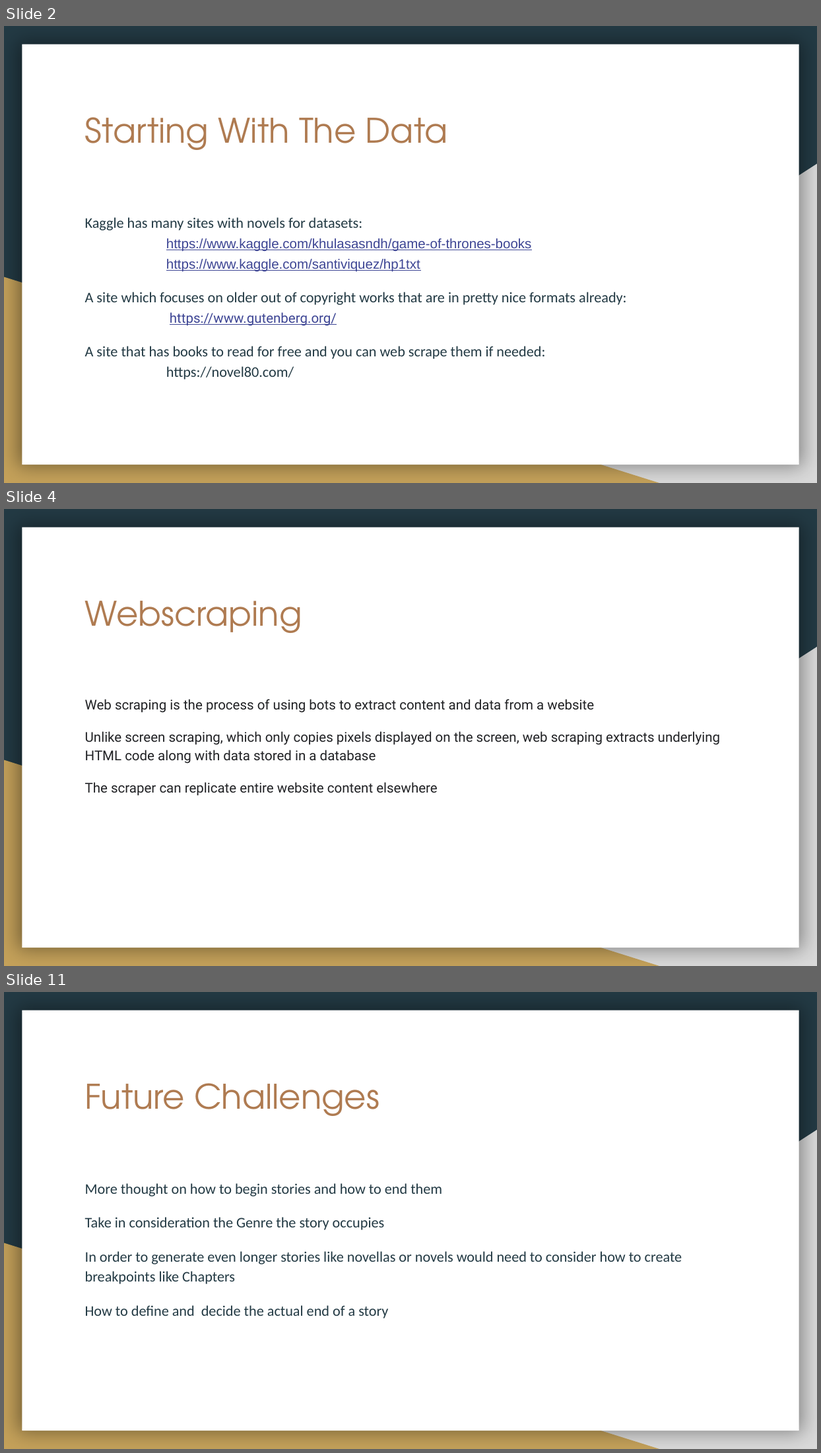
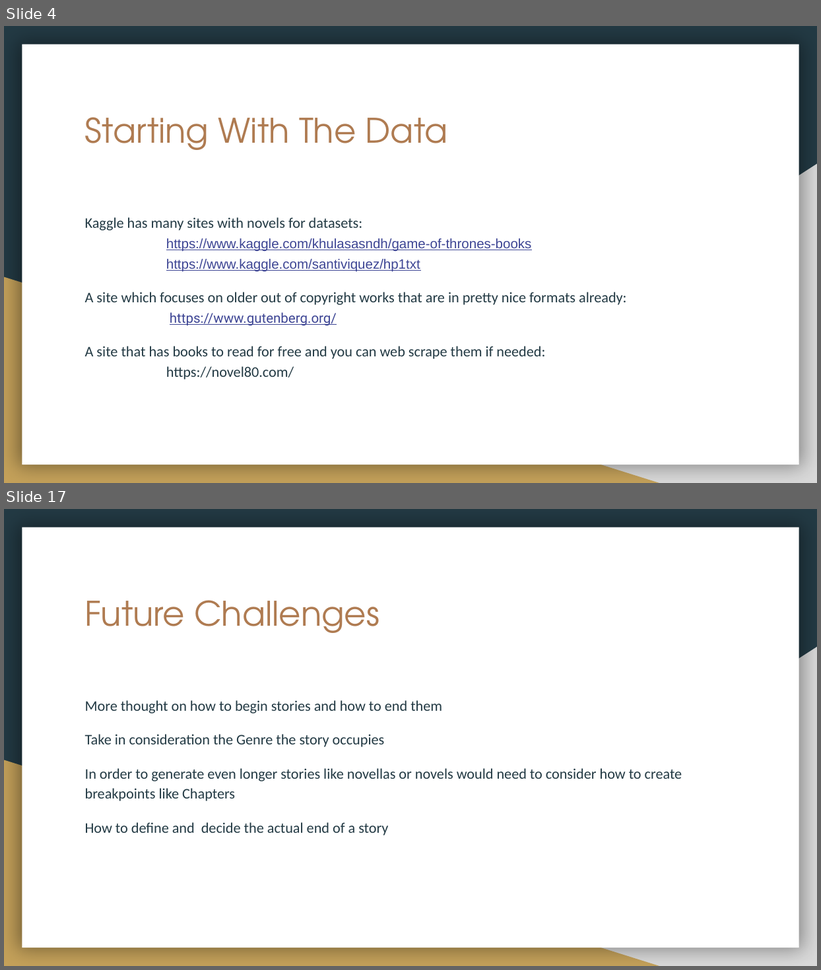
Before and after one commit to dbetzel/Springboard, a slide deck: Capstone3/Capstone3Final/Natural Language Generation Capstone 3.pptx. Shown one above the other, each under a label of ours: slides 2, 4 and 11 before the commit, slides 4 and 17 after it; the slides between them are not shown. The pictures are 821x1453 and 821x970 pixels, drawn with LibreOffice and Linux fonts; fonts in the diff are those of the drawing. Boxes give left, top, right and bottom in pixels: in the first picture for what was removed or moved away, otherwise in the second. Text is boxed around its words. In the diff, an @@ line names an element or a change of style, - is before the commit and + after.

```diff
--- a/Capstone3/Capstone3Final/Natural Language Generation Capstone 3.pptx
+++ b/Capstone3/Capstone3Final/Natural Language Generation Capstone 3.pptx
@@ slide 4 removed at (x1=4, y1=509, x2=817, y2=966), background #233A44; not listed: 3 template elements that a slide beside it also shows @@
@@ title removed at (x1=85, y1=601, x2=302, y2=633) @@
-Webscraping
@@ text removed at (x1=85, y1=699, x2=720, y2=795) @@
-Web scraping is the process of using bots to extract content and data from a website
-Unlike screen scraping, which only copies pixels displayed on the screen, web scraping extracts underlying HTML code along with data stored in a database
-The scraper can replicate entire website content elsewhere
@@ what was slide 2 is now slide 4 @@
@@ what was slide 11 is now slide 17 @@
```
Also in this commit, not shown: 4 slides changed, 10 slides added, 3 other slides removed.
